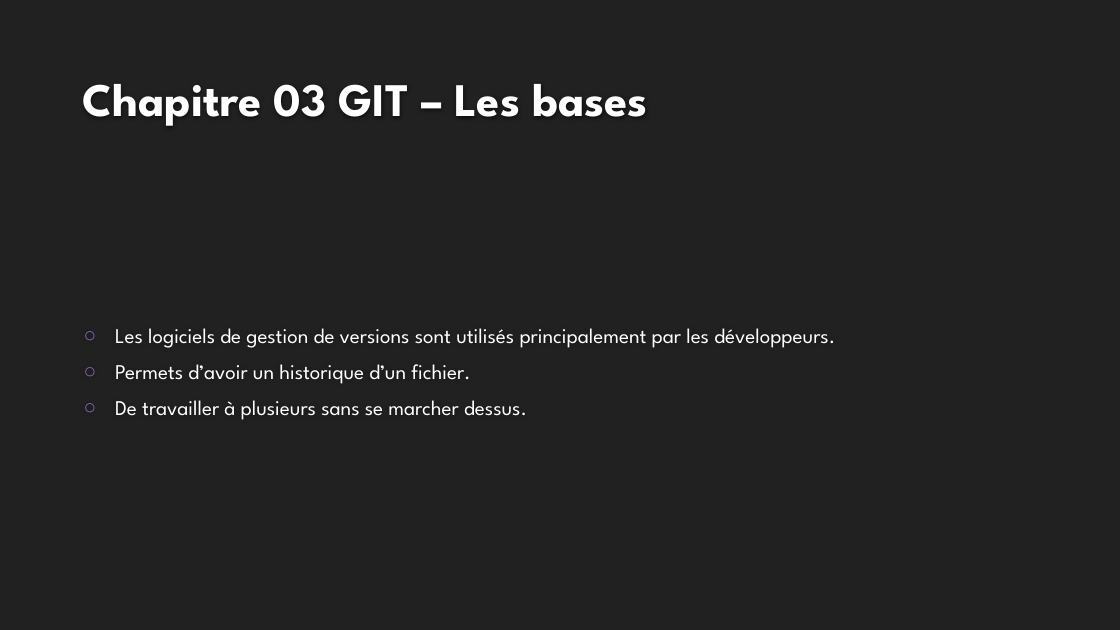
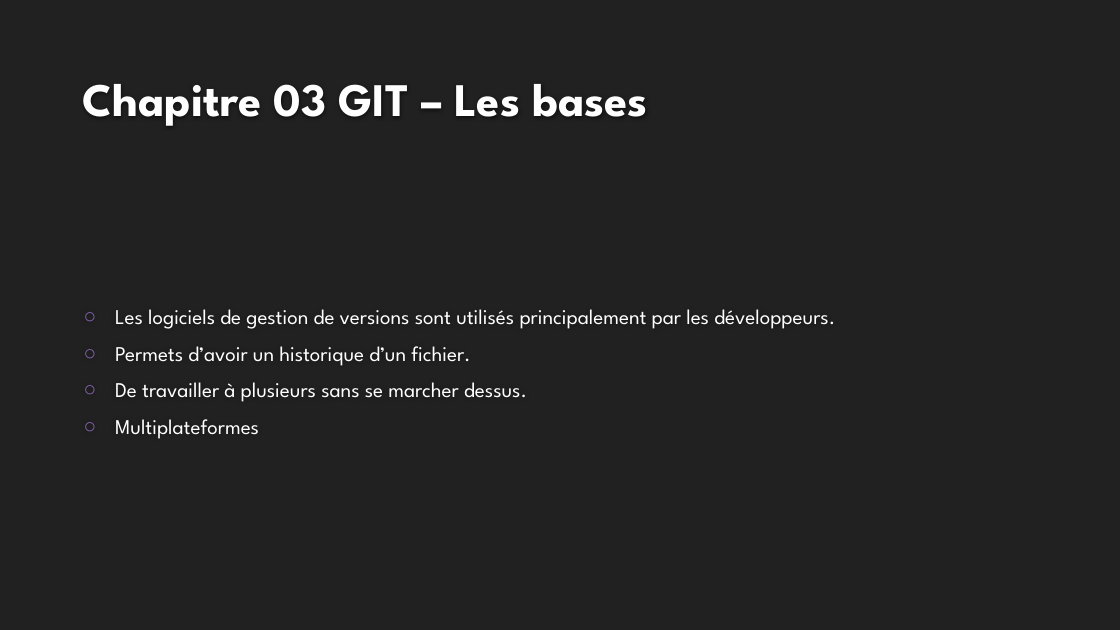
Before and after one commit to mehdiAberkane/Exo-html-css, a slide deck: slide 10 of Formation HTML.pptx (slide 7 before the commit). Drawn at 1120x630 pixels with LibreOffice and Linux fonts; fonts in the diff are those of the drawing; background and template pictures are left out. Boxes give left, top, right and bottom in pixels: in the first picture for what was removed or moved away, otherwise in the second. Text is boxed around its words. In the diff, an @@ line names an element or a change of style, - is before the commit and + after.

```diff
--- a/Formation HTML.pptx
+++ b/Formation HTML.pptx
@@ text at bbox=[115, 419, 259, 439]: paragraph added @@
+○ Multiplateformes
```
Also in this commit, not shown: 5 slides added.
